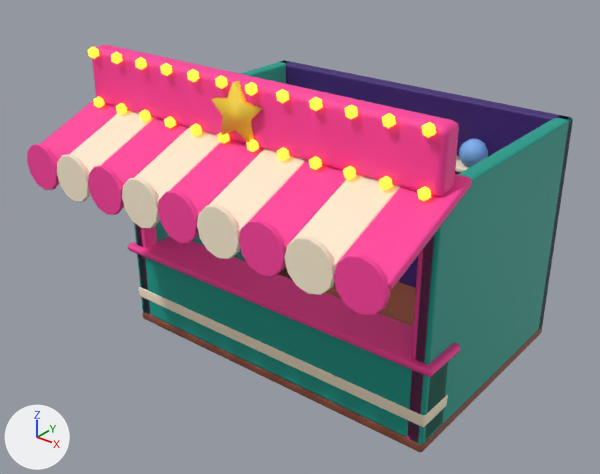
Before and after pictures for a commit that changed the glTF model art/models/booth.glb.
Before and after are seen from a 50 mm lens placed at (5.8, -8.13, 6.21), pointed at (0.0, -0.88, 1.71). Arrows for +X, +Y and +Z are at lower left; the lights stay in place. The older version comes first. Vertices at exactly the same position are counted once.

Before the edit, the objects in view are built like this:
```python
me_booth = bpy.data.meshes.new('Booth')
me_booth.from_pydata(...)  # 2898 vertices, 5544 faces; spans x -2.55..2.55, y -2.89..1.6, z 0.0..3.93
me_booth.materials.append(mat_wood)  # brown #8a4a36
me_booth.materials.append(mat_teal)  # cyan #0e9f8e
me_booth.materials.append(mat_pink)  # pink #ff3f9f
me_booth.materials.append(mat_cream)  # beige #fff0d4
me_booth.materials.append(mat_purpledark)  # dark purple #3d1f73
me_booth.materials.append(mat_yellow)  # yellow #ffd93b
me_booth.materials.append(mat_bulbamber)  # orange #ffb030, glowing orange #ffb030
me_booth.materials.append(mat_pinklight)  # pink #ff86c4
me_booth.materials.append(mat_bluelight)  # blue #7fb4f5
me_booth.materials.append(mat_purplelight)  # purple #9a6be0
me_booth.materials.append(mat_orange)  # orange #ff8a2a
ob_booth = bpy.data.objects.new('Booth', me_booth)
ob_booth.location = (0.0, 0.0, 0.0)
```
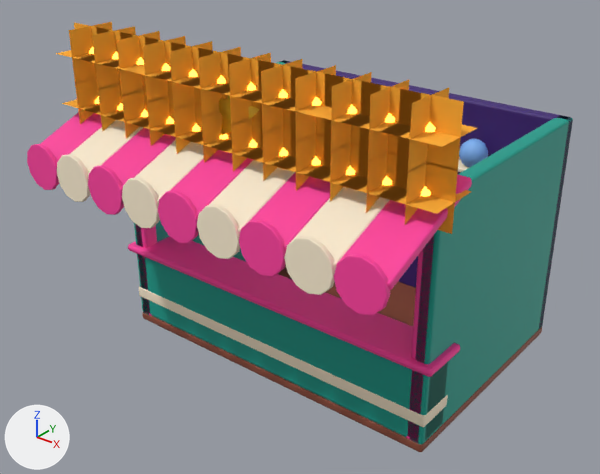
Where the change shows, as pixel boxes (x1, y1, x2, y2) in the pictures (600 x 474 px):
'Booth', reshaped
    before: (27, 45, 573, 452)
    after: (27, 22, 573, 452)
part 1 of me_booth, added (orange)
    after: (56, 22, 477, 234)

The change in detail:
Material 'BulbHalo' (mat_bulbhalo) is new.
Its base color is (1.0, 0.434, 0.0296) (orange #ffb030).
Its roughness is 1.0.
me_booth is used by ob_booth; location (0.0, 0.0, 0.0).
me_booth had 2898 vertices, 5544 faces and spanned x -2.55..2.55, y -2.89..1.6, z 0.0..3.93.
me_booth now has 3186 vertices, 5688 faces and spans x -2.62..2.62, y -2.89..1.6, z 0.0..4.17.
Part 1, on me_booth:
144 vertices are added at x -2.62..2.62, y -2.26..-1.94, z 2.93..4.17.
96 new vertices lie (0.0, 0.64, 0.0) away from vertices in x -2.62..2.62, y -2.26, z 2.93..4.17.
40 new vertices lie (0.63, 0.0, 0.0) away from vertices in x -2.2..1.57, y -1.94, z 2.93..4.17.
8 new vertices lie (0.64, 0.0, 0.0) away from vertices in x -2.62..1.98, y -1.94, z 2.93..4.17.
144 new faces join them, mat_bulbhalo (orange #ffb030).
me_booth gains material mat_bulbhalo (orange #ffb030).
